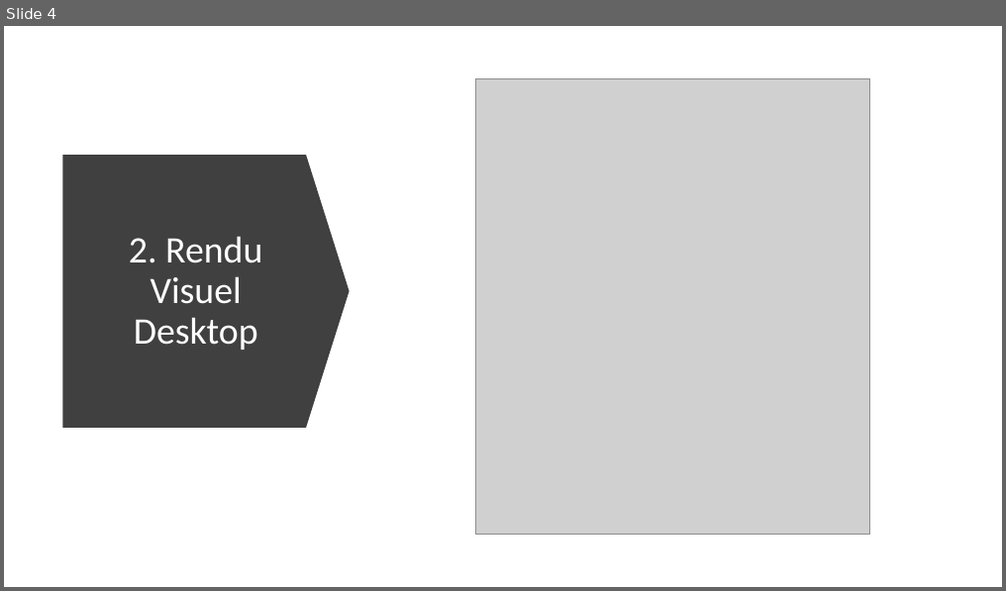
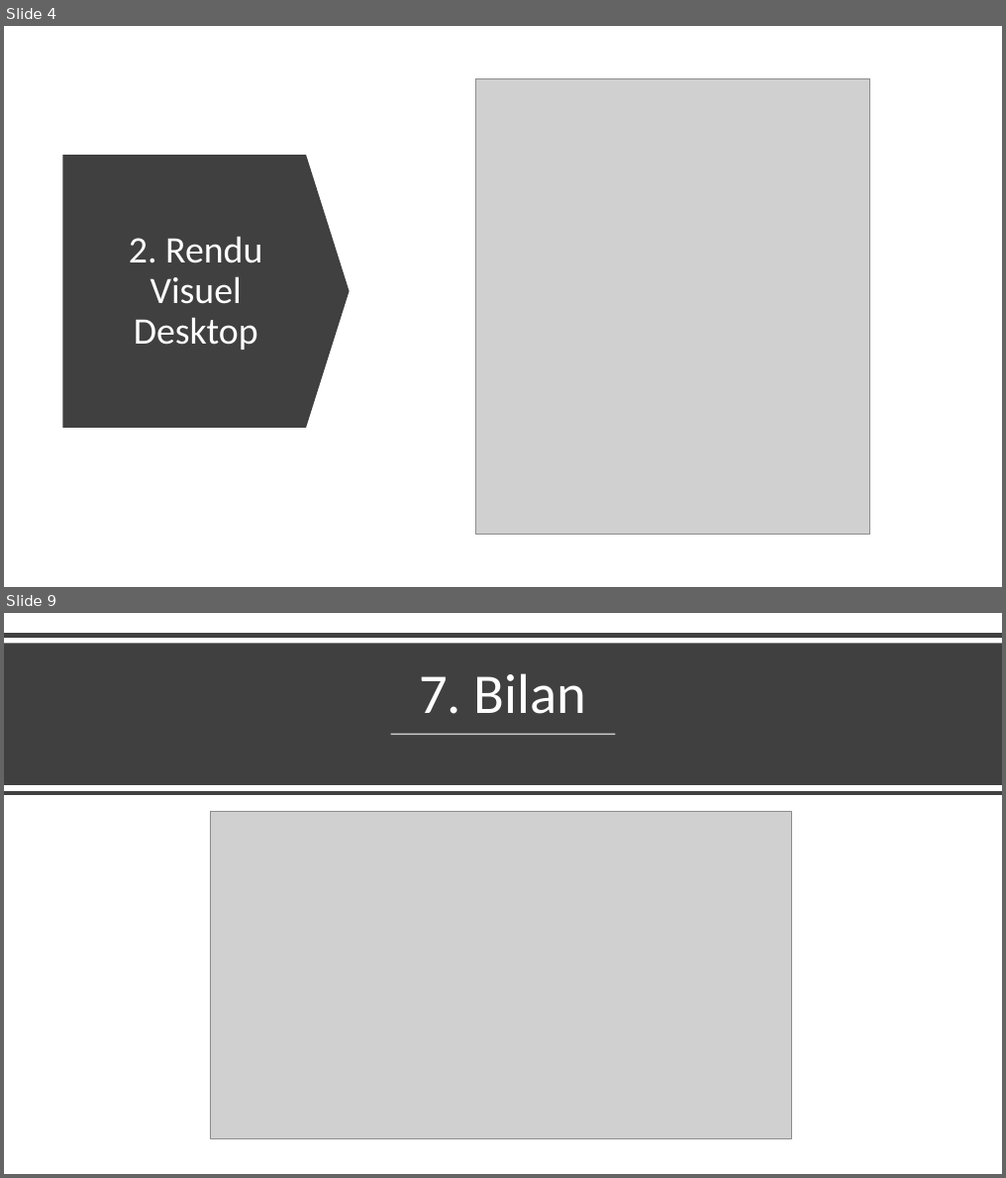
Before and after one commit to Dakusy/P2_Booki, a slide deck: P2.pptx. Shown one above the other, each under a label of ours: slide 4 before the commit, slides 4 and 9 after it; the slides between them are not shown. The pictures are 1006x591 and 1006x1178 pixels, drawn with LibreOffice and Linux fonts; fonts in the diff are those of the drawing; grey boxes stand for pictures. Boxes give left, top, right and bottom in pixels: in the first picture for what was removed or moved away, otherwise in the second. Text is boxed around its words. In the diff, an @@ line names an element or a change of style, - is before the commit and + after.

```diff
--- a/P2.pptx
+++ b/P2.pptx
@@ slide 9 added at (4,613,1002,1174), background #FFFFFF @@
@@ line added from (4, 636) to (1002, 636), #404040 4 pt @@
@@ rectangle added at (4,643,1002,785), fill #404040 @@
@@ title added at (419,673,587,714), 54 pt, text #FFFFFF @@
+7. Bilan
@@ line added from (391, 735) to (616, 735), #FFFFFF 1.5 pt @@
@@ line added from (4, 793) to (1002, 793), #404040 4 pt @@
@@ picture added at (210,811,792,1139) @@
```
Also in this commit, not shown: 4 slides changed, 1 other slide added, 1 slide removed, 2 other files.
